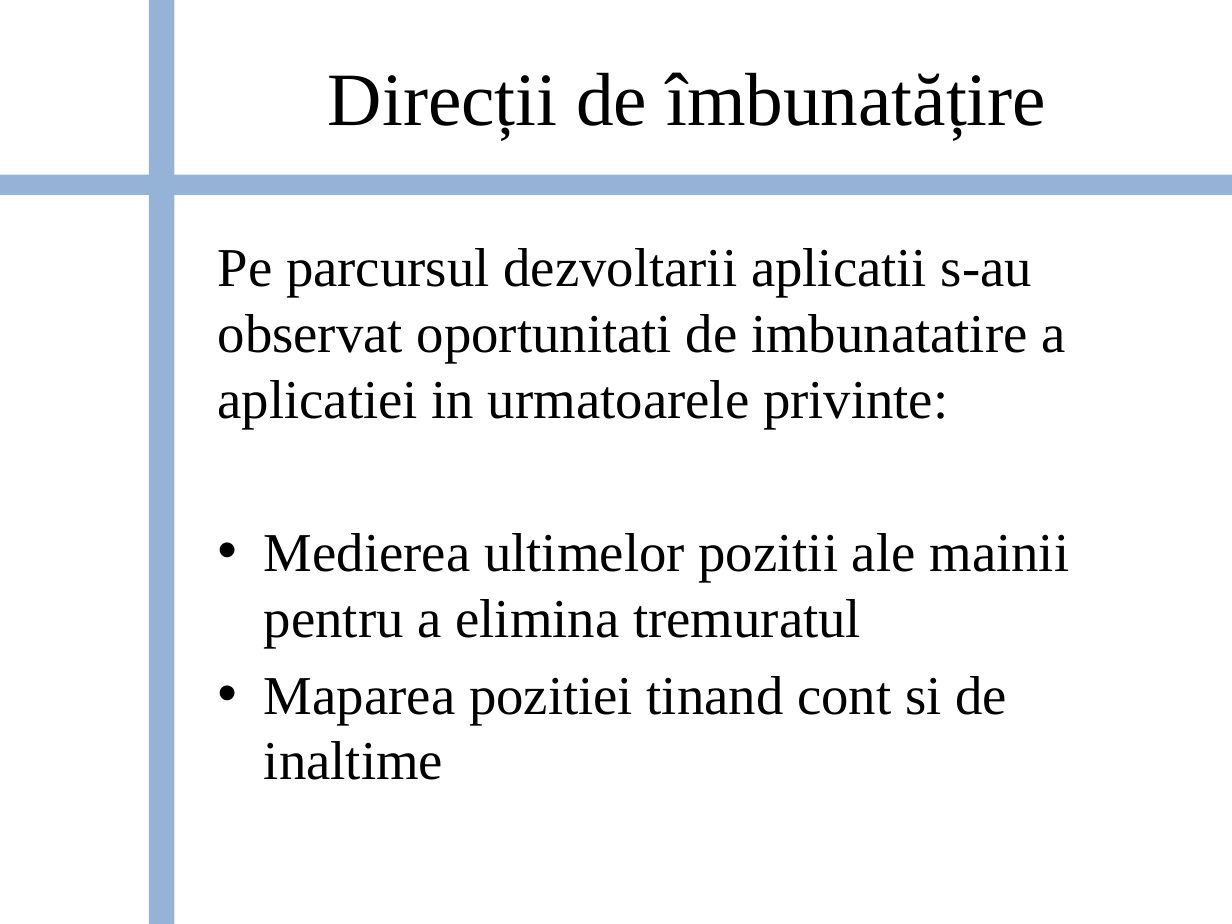
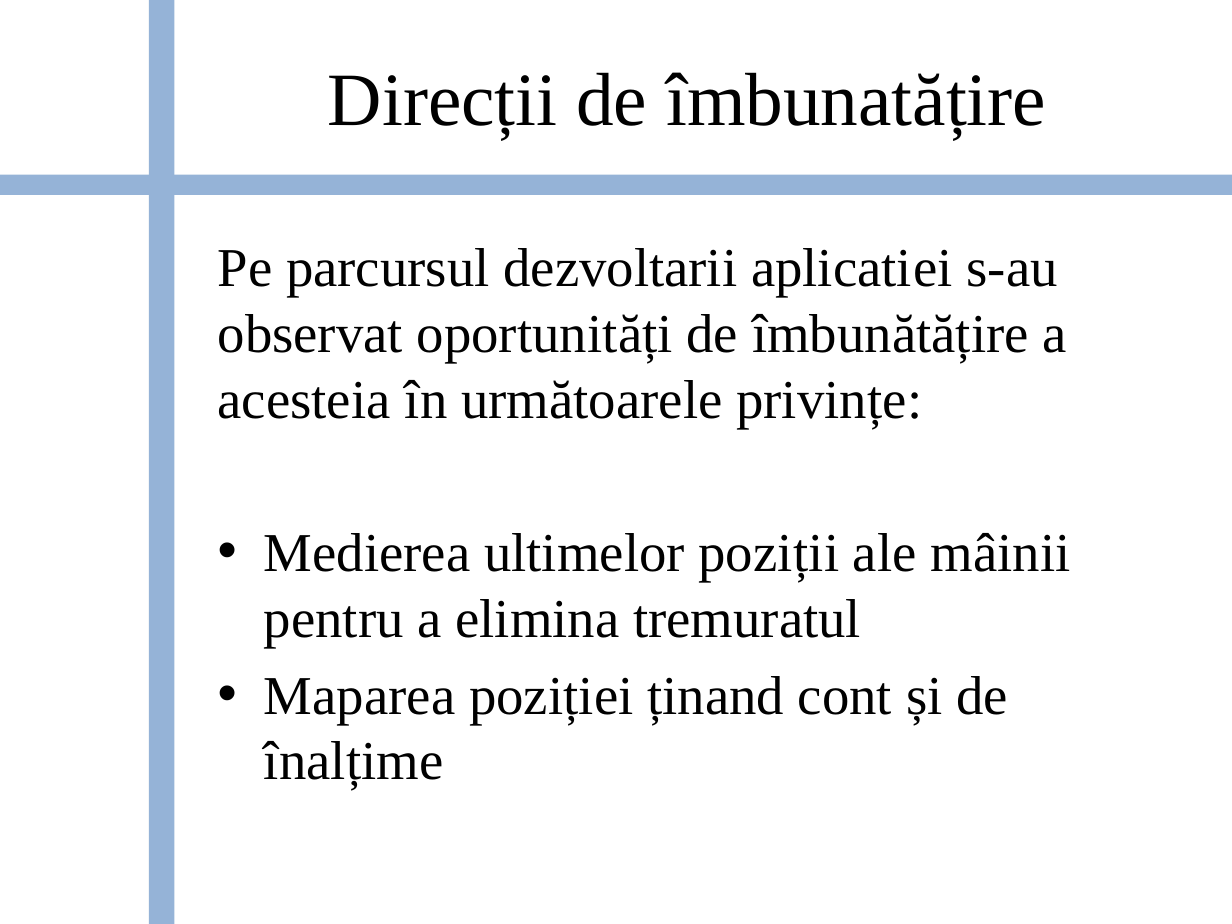
Before and after one commit to bogdanbalau/Unity_3D_Leap, a slide deck: slide 13 of Checkers_Unity_LeapMotion.pptx. Drawn at 1232x924 pixels with LibreOffice and Linux fonts; fonts in the diff are those of the drawing; background and template pictures are left out. Boxes give left, top, right and bottom in pixels: in the first picture for what was removed or moved away, otherwise in the second. Text is boxed around its words. In the diff, an @@ line names an element or a change of style, - is before the commit and + after.

```diff
--- a/Checkers_Unity_LeapMotion.pptx
+++ b/Checkers_Unity_LeapMotion.pptx
@@ text at bbox=[218, 248, 1070, 790]: text changed @@
-Pe parcursul dezvoltarii aplicatii s-au observat oportunitati de imbunatatire a aplicatiei in urmatoarele privinte:
-• Medierea ultimelor pozitii ale mainii pentru a elimina tremuratul
-• Maparea pozitiei tinand cont si de inaltime
+Pe parcursul dezvoltarii aplicatiei s-au observat oportunități de îmbunătățire a acesteia în următoarele privințe:
+• Medierea ultimelor poziții ale mâinii pentru a elimina tremuratul
+• Maparea poziției ținand cont și de înalțime
```
Also in this commit, not shown: 10 other slides changed, 1 slide added, 1 other file.
